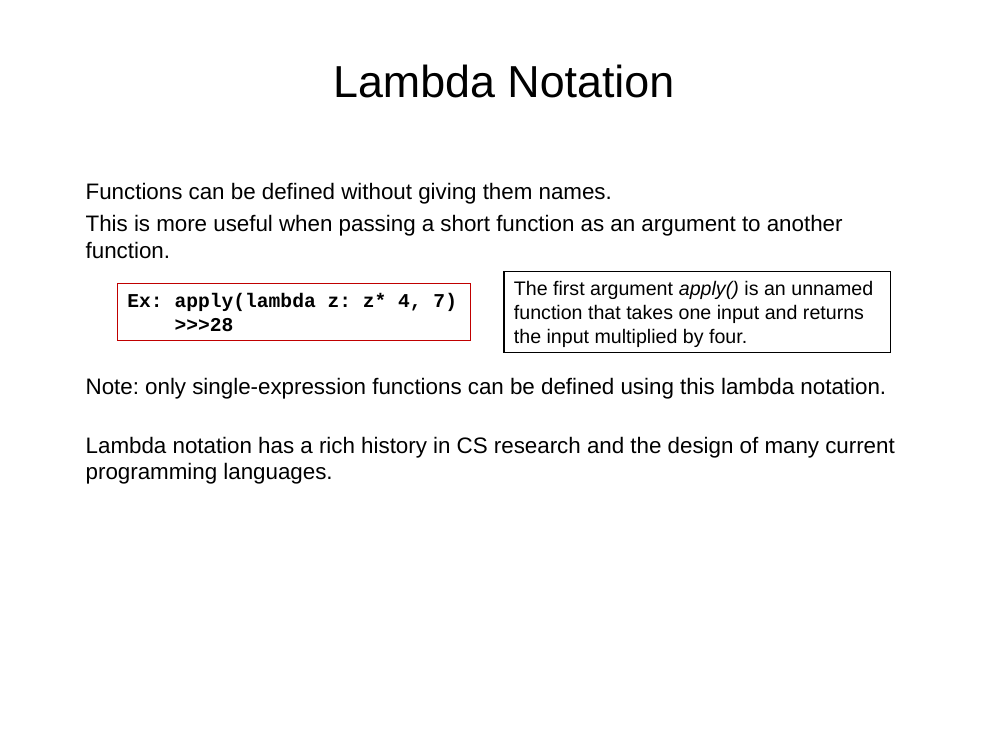
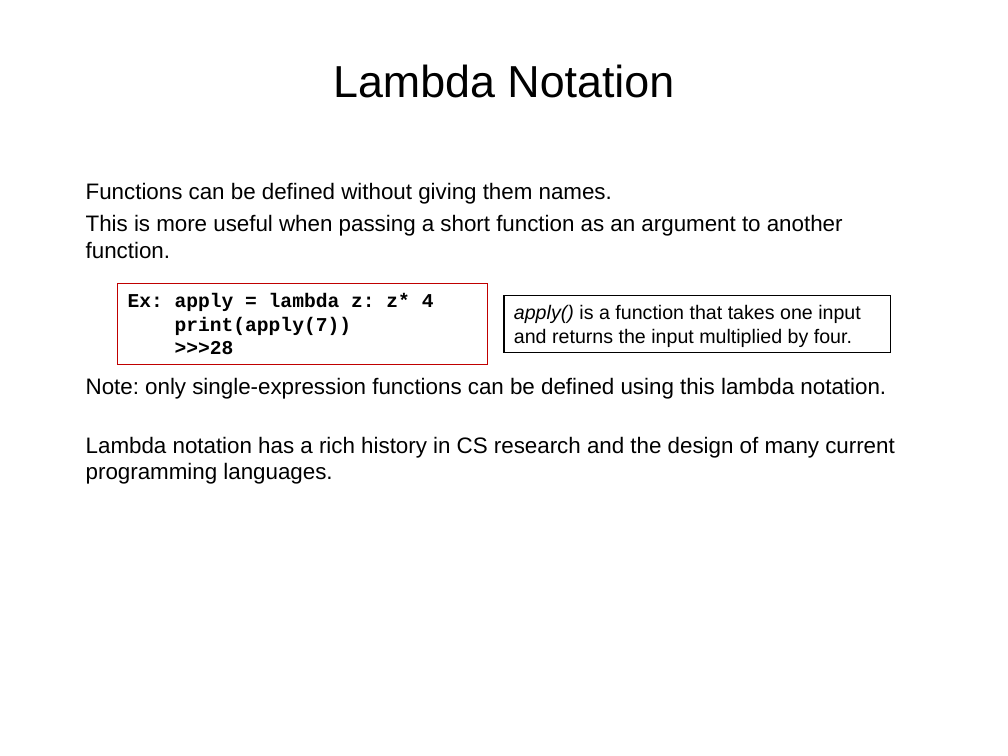
Before and after one commit to dia1128/AIandDataScienceWorkshopwithPython, a slide deck: slide 35 of Week1/02-python - DS, function.pptx. Drawn at 1008x756 pixels with LibreOffice and Linux fonts; fonts in the diff are those of the drawing. Boxes give left, top, right and bottom in pixels: in the first picture for what was removed or moved away, otherwise in the second. Text is boxed around its words. In the diff, an @@ line names an element or a change of style, - is before the commit and + after.

```diff
--- a/Week1/02-python - DS, function.pptx
+++ b/Week1/02-python - DS, function.pptx
@@ rectangle "Ex: apply = lambda z: ..." resized from (x1=118, y1=283, x2=471, y2=341) to (x1=118, y1=283, x2=488, y2=365) @@
@@ text in rectangle at (x1=128, y1=294, x2=434, y2=335): text changed @@
-Ex: apply(lambda z: z* 4, 7)
+Ex: apply = lambda z: z* 4
+print(apply(7))
@@ rectangle "apply() is a function that ..." resized from (x1=504, y1=271, x2=890, y2=353) to (x1=504, y1=295, x2=890, y2=353) @@
@@ text in rectangle at (x1=514, y1=304, x2=861, y2=347): text changed @@
-The first argument apply() is an unnamed function that takes one input and returns the input multiplied by four.
+apply() is a function that takes one input and returns the input multiplied by four.
```
Also in this commit, not shown: 1 other slide changed, 1 other file.
